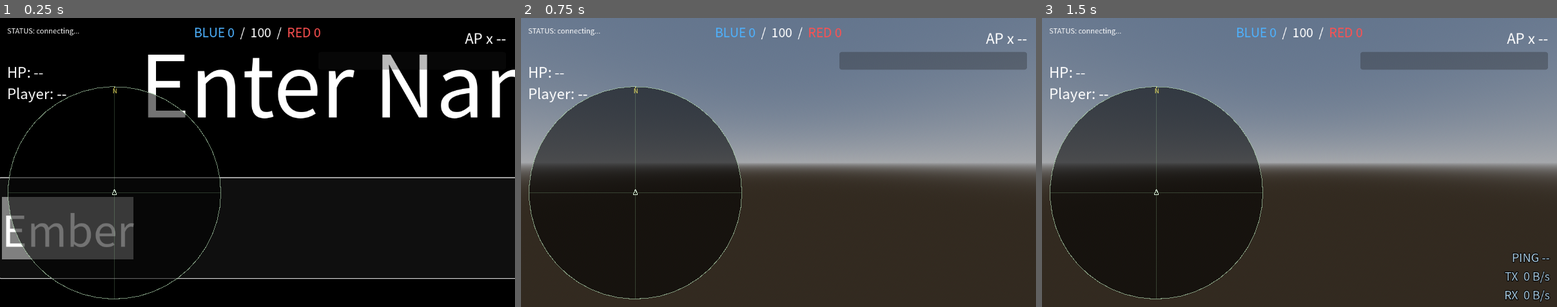
Above: before the commit, frames 1-3 (left to right).
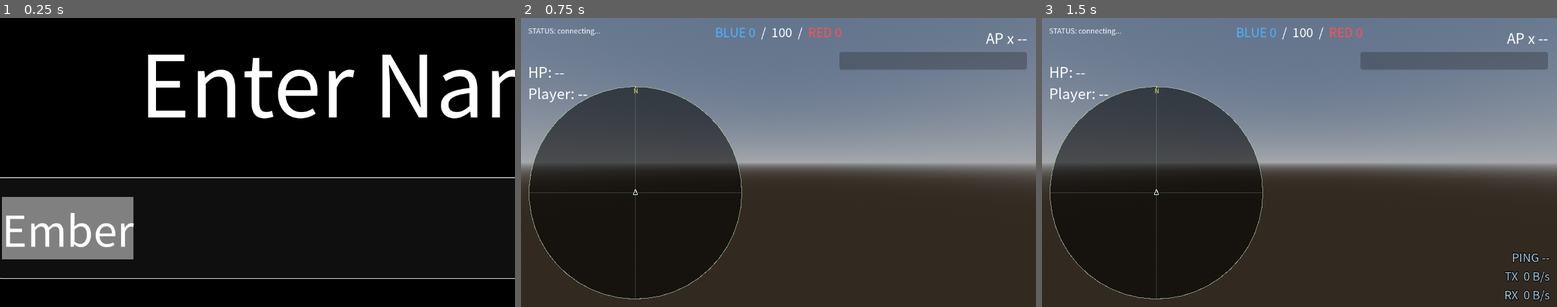
Above: after the commit, the same moments.

Repository: fqdeng/tank-war-world
Game: Godot game, scene res://client/main_client.tscn
The game is run twice, just before and just after one commit, with the same random seed, the same clock (stepped at 60 frames per second) and the same inputs.
Inputs (mouse positions are in pixels of both pictures, inside the frame that each line leads up to):
- Up to frame 1 (0.25 s): no input
- Up to frame 2 (0.75 s): tap Enter at 0.5 s; move the mouse to (891, 148) at 0.52 s; hold D from 0.53 s (still down); hold Shift from 0.53 s (still down); click (891, 148) at 0.67 s
- Up to frame 3 (1.5 s): tap Space at 0.77, 1.25 s; release D at 1.25 s; release Shift at 1.25 s; drag from (1196, 176) to (1273, 220) at 1.27 s

The runs differ from the first frame. In frame 1, 6.9% of the frame differs, in the area x 1-99%, y 3-98%; in frame 2, nothing differs; in frame 3, nothing differs.

Commit message:
fix(client): defer HUD creation until player joins
BasicHUD is a CanvasLayer (layer=1) that was rendering the radar, status,
and scoreboard labels above the name-entry Control's opaque backdrop.
Moving instantiation into _on_name_chosen keeps the pre-game screen clean.

Diff:
--- a/client/main_client.gd
+++ b/client/main_client.gd
@@ -114,21 +114,25 @@
     _input.scope_changed.connect(_on_scope_changed)
     _input.zoom_cycled.connect(_on_zoom_cycled)
 
+    # HUD + scope overlay are built after the player joins so the name-entry
+    # screen shows nothing but its own opaque backdrop — BasicHUD is a
+    # CanvasLayer (layer=1) and would otherwise render the radar/status/
+    # scoreboard labels *above* the name_entry Control.
+
+    _fire_stream = SoundBank.make_fire_shot()
+    _hit_stream = SoundBank.make_hit_clang()
+    _tank_hit_stream = SoundBank.make_tank_hit_thud()
+
+# Under HTML5 the server endpoint is fixed to tank.fqdeng.com over wss.
+func _derive_web_server_url() -> String:
+    return "wss://tank.fqdeng.com"
+
+func _on_name_chosen(player_name: String) -> void:
+    _pending_player_name = player_name
     _hud = BasicHUD.instantiate()
     add_child(_hud)
     _scope_overlay = ScopeOverlay.instantiate()
     add_child(_scope_overlay)
-
-    _fire_stream = SoundBank.make_fire_shot()
-    _hit_stream = SoundBank.make_hit_clang()
-    _tank_hit_stream = SoundBank.make_tank_hit_thud()
-
-# Under HTML5 the server endpoint is fixed to tank.fqdeng.com over wss.
-func _derive_web_server_url() -> String:
-    return "wss://tank.fqdeng.com"
-
-func _on_name_chosen(player_name: String) -> void:
-    _pending_player_name = player_name
     _ws = WSClient.new()
     add_child(_ws)
     _ws.connected.connect(_on_connected)
